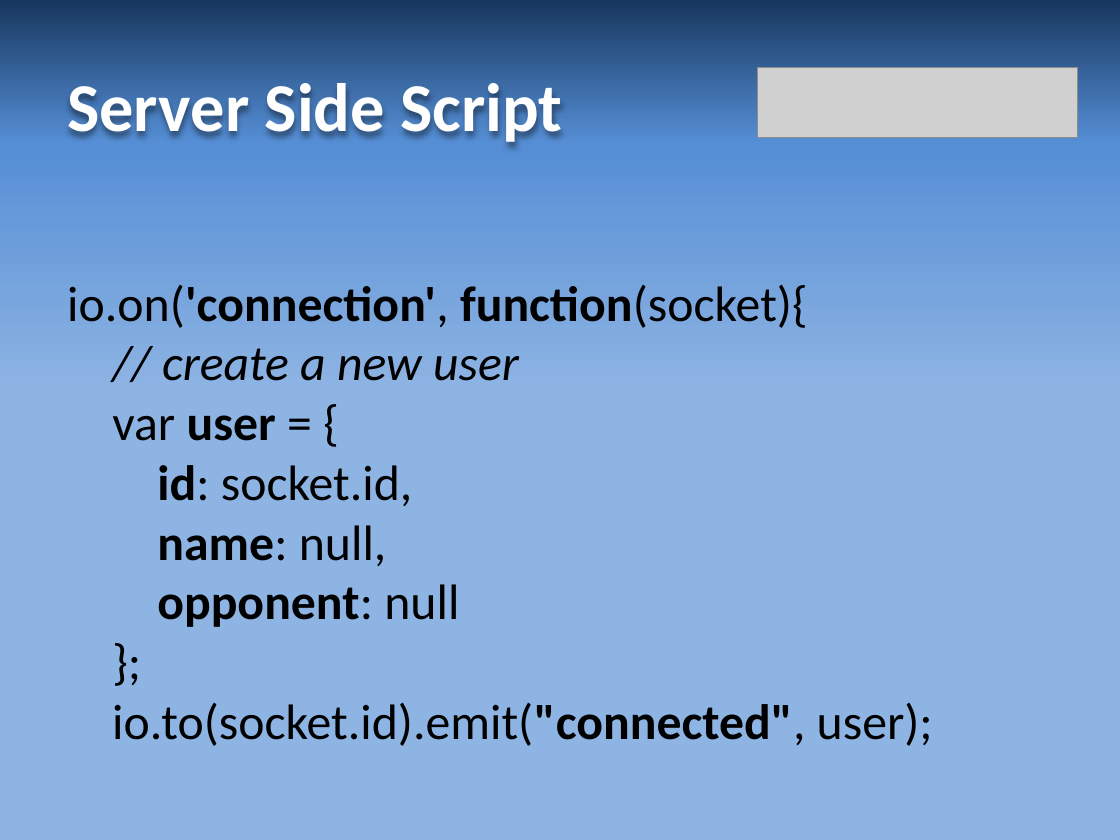
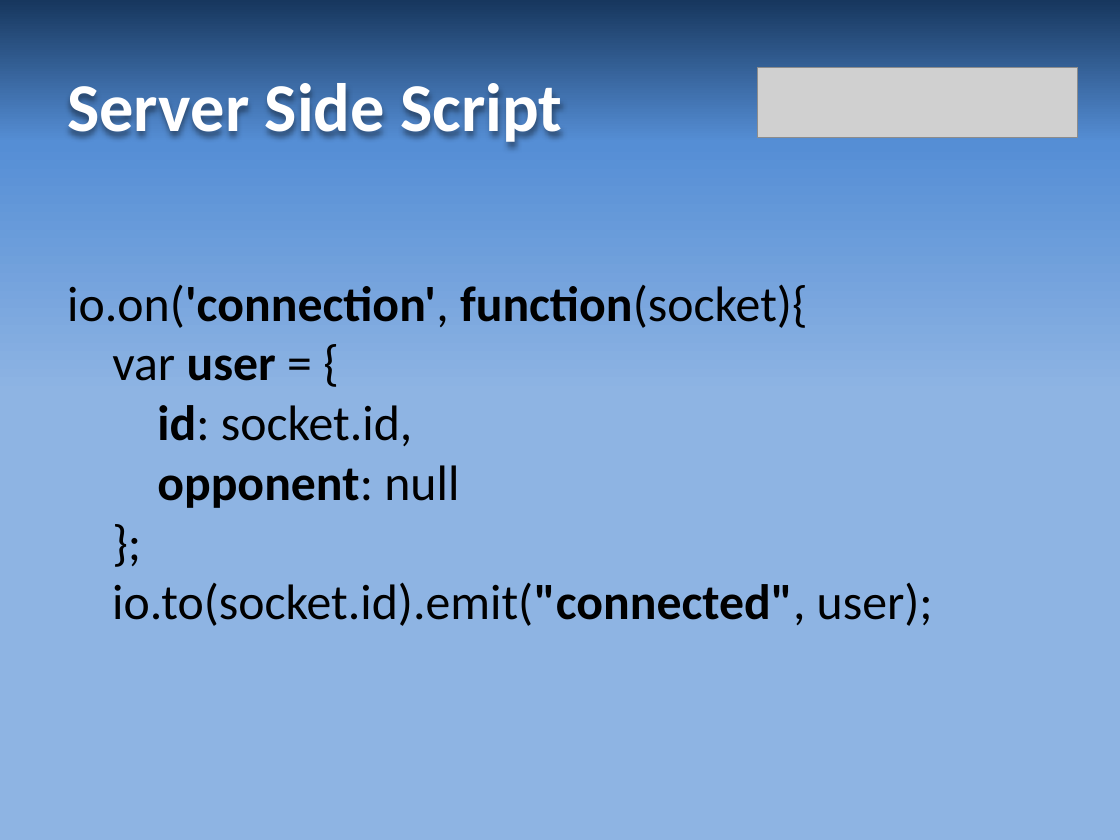
Before and after one commit to grrd01/Reversi---Legacy-BFH-Version, a slide deck: slide 15 of resources/reversi_praesentation.pptx. Drawn at 1120x840 pixels with LibreOffice and Linux fonts; fonts in the diff are those of the drawing; grey boxes stand for pictures. Boxes give left, top, right and bottom in pixels: in the first picture for what was removed or moved away, otherwise in the second. Text is boxed around its words. In the diff, an @@ line names an element or a change of style, - is before the commit and + after.

Commit message:
update presentation

```diff
--- a/resources/reversi_praesentation.pptx
+++ b/resources/reversi_praesentation.pptx
@@ text at (x1=67, y1=284, x2=933, y2=626): text changed @@
-io.on('connection', function(socket){
-// create a new user
-var user = {
-id: socket.id,
-name: null,
-opponent: null
-};
-io.to(socket.id).emit("connected", user);
+io.on('connection', function(socket){
+var user = {
+id: socket.id,
+opponent: null
+};
+io.to(socket.id).emit("connected", user);
```
Also in this commit, not shown: 1 other slide changed.
